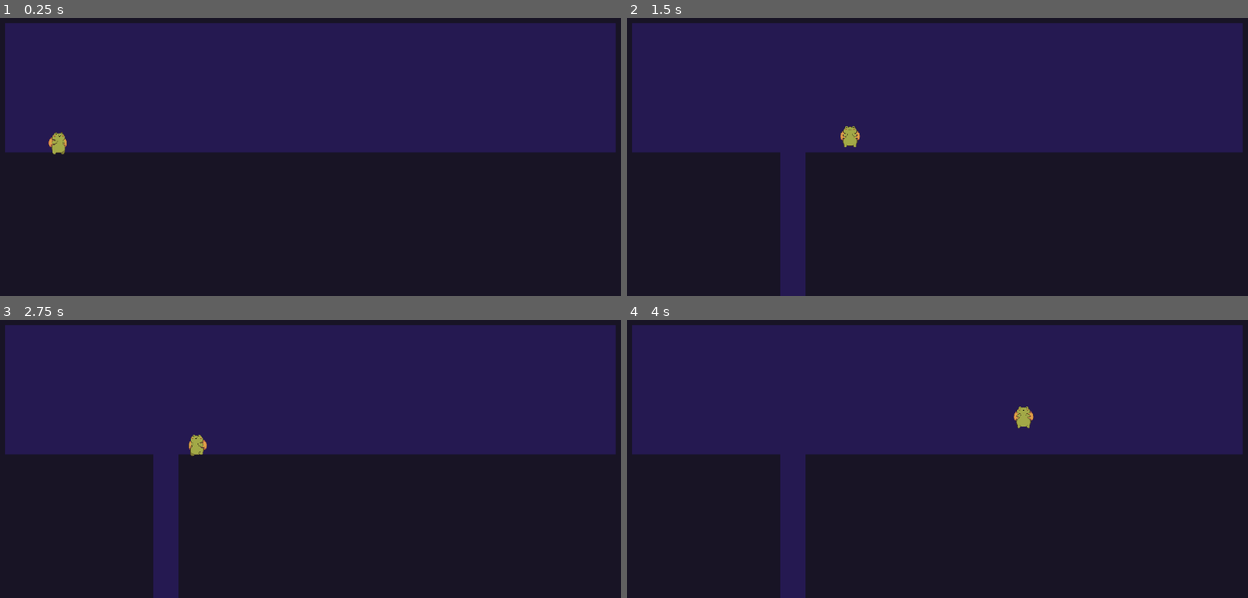
Above: before the commit, frames 1-4 (two rows, left to right).
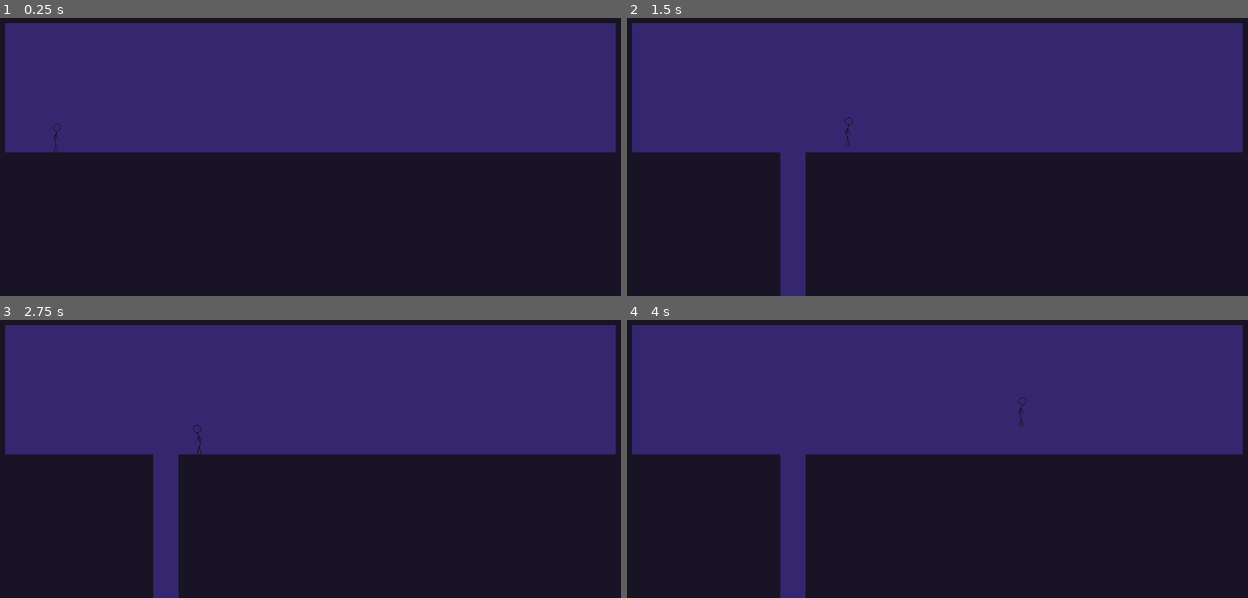
Above: after the commit, the same moments.

Repository: animaleco/Dungeon-Frog
Game: Godot game, scene res://assets/scenes/main_scene/main_scene.tscn
Two runs of this game, one before a commit and one after it. Both use one fixed random seed, a clock stepped at 60 frames per second and the inputs below. Before the commit the project starts from res://assets/scenes/level1.tscn.
Inputs:
- Up to frame 1 (0.25 s): no input
- Up to frame 2 (1.5 s): hold D (move_right) from 0.53 s (still down); tap Space (jump) at 0.6, 0.77, 1.07, 1.35 s
- Up to frame 3 (2.75 s): tap Space (jump) at 1.52, 1.82, 2.1 s; release D (move_right) at 2.03 s; hold A (move_left) from 2.03 s (still down)
- Up to frame 4 (4 s): release A (move_left) at 2.78 s; hold D (move_right) from 2.78 s (still down); tap Space (jump) at 2.85, 3.02, 3.32, 3.6, 3.77 s

The runs differ from the first frame. In frame 1, 46% of the frame differs, in the area x 0-100%, y 1-50%; in frame 2, 48%; in frame 3, 48%, in the area x 0-100%, y 1-100%; in frame 4, 48%.

Commit message:
add stickman

Diff:
--- a/dungeon-frog/assets/scenes/level1.tscn
+++ b/dungeon-frog/assets/scenes/level1.tscn
@@ -59,10 +59,10 @@
 [node name="Borders" parent="." unique_id=1095808582 instance=ExtResource("1_xoos5")]
 
 [node name="KillZone" parent="." unique_id=1525606513 instance=ExtResource("7_lyog1")]
-position = Vector2(-92, 202)
+position = Vector2(-92.04, 153.595)
 
 [node name="Player" parent="." unique_id=921028562 groups=["player"] instance=ExtResource("2_lyog1")]
-position = Vector2(-229, 38)
+position = Vector2(-229, 35)
 _speed = 150.0
 
 [node name="Camera2D" type="Camera2D" parent="." unique_id=1653175333]
--- a/dungeon-frog/assets/scenes/player.tscn
+++ b/dungeon-frog/assets/scenes/player.tscn
@@ -1,133 +1,197 @@
 [gd_scene format=3 uid="uid://cdeoeqhtga2og"]
 
 [ext_resource type="Script" uid="uid://dtsrkj680pibw" path="res://assets/scripts/player.gd" id="1_ratp2"]
-[ext_resource type="Texture2D" uid="uid://mvjbghgqgfgu" path="res://assets/sprites/Back Idle/Back_Idle_01.png" id="1_tcr7l"]
-[ext_resource type="Texture2D" uid="uid://mqkqh0chevov" path="res://assets/sprites/Back Idle/Back_Idle_02.png" id="2_yrbh7"]
-[ext_resource type="Texture2D" uid="uid://dnd2uiuy73d7d" path="res://assets/sprites/Back Idle/Back_Idle_03.png" id="3_aq5fl"]
-[ext_resource type="Texture2D" uid="uid://d25kwu0s5de8l" path="res://assets/sprites/Back Idle/Back_Idle_04.png" id="4_xka8r"]
-[ext_resource type="Texture2D" uid="uid://c24c0gbnx6w62" path="res://assets/sprites/Front Idle/Front_Idle_01.png" id="5_ncqey"]
-[ext_resource type="Texture2D" uid="uid://cststt74owmpw" path="res://assets/sprites/Front Idle/Front_Idle_02.png" id="6_qnw5g"]
-[ext_resource type="Texture2D" uid="uid://ktk73frxgj1l" path="res://assets/sprites/Front Idle/Front_Idle_03.png" id="7_dsi02"]
-[ext_resource type="Texture2D" uid="uid://ejse4n8oai67" path="res://assets/sprites/Front Idle/Front_Idle_04.png" id="8_eprmk"]
-[ext_resource type="Texture2D" uid="uid://cxyx21yjuua1e" path="res://assets/sprites/Left Idle/L_Idle_01.png" id="9_ytees"]
-[ext_resource type="Texture2D" uid="uid://b633tjfjb8ftw" path="res://assets/sprites/Left Idle/L_Idle_02.png" id="10_nqho8"]
-[ext_resource type="Texture2D" uid="uid://hc3dg6gipnjq" path="res://assets/sprites/Left Idle/L_Idle_03.png" id="11_5lpyi"]
-[ext_resource type="Texture2D" uid="uid://ddbpehvbt6287" path="res://assets/sprites/Left Idle/L_Idle_04.png" id="12_fupf5"]
-[ext_resource type="Texture2D" uid="uid://blqlce83vjx1v" path="res://assets/sprites/Right Idle/R_Idle_01.png" id="13_d6hru"]
-[ext_resource type="Texture2D" uid="uid://bq70ark405yby" path="res://assets/sprites/Right Idle/R_Idle_02.png" id="14_ggw7w"]
-[ext_resource type="Texture2D" uid="uid://bktmgqrd6i47g" path="res://assets/sprites/Right Idle/R_Idle_03.png" id="15_35grl"]
-[ext_resource type="Texture2D" uid="uid://cgalwu2yajiwv" path="res://assets/sprites/Right Idle/R_Idle_04.png" id="16_c8jh0"]
-[ext_resource type="Texture2D" uid="uid://ncuvt2t06drc" path="res://assets/sprites/Right Sprites/R_Side_Run_01.png" id="18_beuf1"]
-[ext_resource type="Texture2D" uid="uid://cabecur5c11jw" path="res://assets/sprites/Right Sprites/R_Side_Run_02.png" id="19_0e2pd"]
-[ext_resource type="Texture2D" uid="uid://6xgh3atat0xg" path="res://assets/sprites/Right Sprites/R_Side_Run_03.png" id="20_ay2jx"]
-[ext_resource type="Texture2D" uid="uid://dwtxwv7cdgq3u" path="res://assets/sprites/Right Sprites/R_Side_Run_04.png" id="21_jukhh"]
-[ext_resource type="Texture2D" uid="uid://1gcx1ohl5eok" path="res://assets/sprites/Right Sprites/R_Side_Run_05.png" id="22_gdn7j"]
-[ext_resource type="Texture2D" uid="uid://b6w10obtfd7g4" path="res://assets/sprites/Right Sprites/R_Side_Run_06.png" id="23_6luef"]
-[ext_resource type="Texture2D" uid="uid://3auptbjk7dcq" path="res://assets/sprites/Right Sprites/R_Side_Run_07.png" id="24_gmant"]
-[ext_resource type="Texture2D" uid="uid://cxj08cytu1vpa" path="res://assets/sprites/Right Sprites/R_Side_Run_08.png" id="25_omckb"]
+[ext_resource type="Texture2D" uid="uid://drnvj36m1s3nu" path="res://assets/Stickman/Death.png" id="2_8sknh"]
+[ext_resource type="Texture2D" uid="uid://c7rcqbylap878" path="res://assets/Stickman/Thin.png" id="3_0gfpk"]
+[ext_resource type="Texture2D" uid="uid://b6oaa4uxj4hq0" path="res://assets/Stickman/JumpDown.png" id="4_0hrit"]
+[ext_resource type="Texture2D" uid="uid://bfbcm7jjqvxj0" path="res://assets/Stickman/Run.png" id="5_o5c66"]
+
+[sub_resource type="AtlasTexture" id="AtlasTexture_tc801"]
+atlas = ExtResource("2_8sknh")
+region = Rect2(0, 0, 64, 64)
+
+[sub_resource type="AtlasTexture" id="AtlasTexture_60g6h"]
+atlas = ExtResource("2_8sknh")
+region = Rect2(64, 0, 64, 64)
+
+[sub_resource type="AtlasTexture" id="AtlasTexture_hrrj1"]
+atlas = ExtResource("2_8sknh")
+region = Rect2(128, 0, 64, 64)
+
+[sub_resource type="AtlasTexture" id="AtlasTexture_c6vv5"]
+atlas = ExtResource("2_8sknh")
+region = Rect2(0, 64, 64, 64)
+
+[sub_resource type="AtlasTexture" id="AtlasTexture_nh07x"]
+atlas = ExtResource("2_8sknh")
+region = Rect2(64, 64, 64, 64)
+
+[sub_resource type="AtlasTexture" id="AtlasTexture_00pic"]
+atlas = ExtResource("2_8sknh")
+region = Rect2(128, 64, 64, 64)
+
+[sub_resource type="AtlasTexture" id="AtlasTexture_0bskb"]
+atlas = ExtResource("2_8sknh")
+region = Rect2(0, 128, 64, 64)
+
+[sub_resource type="AtlasTexture" id="AtlasTexture_1dmvh"]
+atlas = ExtResource("3_0gfpk")
+region = Rect2(0, 0, 64, 64)
+
+[sub_resource type="AtlasTexture" id="AtlasTexture_ratp2"]
+atlas = ExtResource("3_0gfpk")
+region = Rect2(64, 0, 64, 64)
+
+[sub_resource type="AtlasTexture" id="AtlasTexture_84enu"]
+atlas = ExtResource("3_0gfpk")
+region = Rect2(128, 0, 64, 64)
+
+[sub_resource type="AtlasTexture" id="AtlasTexture_cd4ww"]
+atlas = ExtResource("3_0gfpk")
+region = Rect2(192, 0, 64, 64)
+
+[sub_resource type="AtlasTexture" id="AtlasTexture_rqyl7"]
+atlas = ExtResource("3_0gfpk")
+region = Rect2(256, 0, 64, 64)
+
+[sub_resource type="AtlasTexture" id="AtlasTexture_wf17w"]
+atlas = ExtResource("3_0gfpk")
+region = Rect2(320, 0, 64, 64)
+
+[sub_resource type="AtlasTexture" id="AtlasTexture_msj1n"]
+atlas = ExtResource("4_0hrit")
+region = Rect2(0, 0, 64, 64)
+
+[sub_resource type="AtlasTexture" id="AtlasTexture_ktpxd"]
+atlas = ExtResource("5_o5c66")
+region = Rect2(0, 0, 64, 64)
+
+[sub_resource type="AtlasTexture" id="AtlasTexture_dvip7"]
+atlas = ExtResource("5_o5c66")
+region = Rect2(64, 0, 64, 64)
+
+[sub_resource type="AtlasTexture" id="AtlasTexture_beuf1"]
+atlas = ExtResource("5_o5c66")
+region = Rect2(128, 0, 64, 64)
+
+[sub_resource type="AtlasTexture" id="AtlasTexture_0e2pd"]
+atlas = ExtResource("5_o5c66")
+region = Rect2(192, 0, 64, 64)
+
+[sub_resource type="AtlasTexture" id="AtlasTexture_ay2jx"]
+atlas = ExtResource("5_o5c66")
+region = Rect2(256, 0, 64, 64)
+
+[sub_resource type="AtlasTexture" id="AtlasTexture_jukhh"]
+atlas = ExtResource("5_o5c66")
+region = Rect2(320, 0, 64, 64)
+
+[sub_resource type="AtlasTexture" id="AtlasTexture_gdn7j"]
+atlas = ExtResource("5_o5c66")
+region = Rect2(384, 0, 64, 64)
+
+[sub_resource type="AtlasTexture" id="AtlasTexture_6luef"]
+atlas = ExtResource("5_o5c66")
+region = Rect2(448, 0, 64, 64)
+
+[sub_resource type="AtlasTexture" id="AtlasTexture_gmant"]
+atlas = ExtResource("5_o5c66")
+region = Rect2(512, 0, 64, 64)
 
 [sub_resource type="SpriteFrames" id="SpriteFrames_tcr7l"]
 animations = [{
 "frames": [{
 "duration": 1.0,
-"texture": ExtResource("1_tcr7l")
-}, {
-"duration": 1.0,
-"texture": ExtResource("2_yrbh7")
-}, {
-"duration": 1.0,
-"texture": ExtResource("3_aq5fl")
-}, {
-"duration": 1.0,
-"texture": ExtResource("4_xka8r")
+"texture": SubResource("AtlasTexture_tc801")
+}, {
+"duration": 1.0,
+"texture": SubResource("AtlasTexture_60g6h")
+}, {
+"duration": 1.0,
+"texture": SubResource("AtlasTexture_hrrj1")
+}, {
+"duration": 1.0,
+"texture": SubResource("AtlasTexture_c6vv5")
+}, {
+"duration": 1.0,
+"texture": SubResource("AtlasTexture_nh07x")
+}, {
+"duration": 1.0,
+"texture": SubResource("AtlasTexture_00pic")
+}, {
+"duration": 1.0,
+"texture": SubResource("AtlasTexture_0bskb")
+}],
+"loop": false,
+"name": &"death",
+"speed": 15.0
+}, {
+"frames": [{
+"duration": 1.0,
+"texture": SubResource("AtlasTexture_1dmvh")
+}, {
+"duration": 1.0,
+"texture": SubResource("AtlasTexture_ratp2")
+}, {
+"duration": 1.0,
+"texture": SubResource("AtlasTexture_84enu")
+}, {
+"duration": 1.0,
+"texture": SubResource("AtlasTexture_cd4ww")
+}, {
+"duration": 1.0,
+"texture": SubResource("AtlasTexture_rqyl7")
+}, {
+"duration": 1.0,
+"texture": SubResource("AtlasTexture_wf17w")
 }],
 "loop": true,
-"name": &"back idle",
+"name": &"idle",
 "speed": 10.0
 }, {
 "frames": [{
 "duration": 1.0,
-"texture": ExtResource("5_ncqey")
-}, {
-"duration": 1.0,
-"texture": ExtResource("6_qnw5g")
-}, {
-"duration": 1.0,
-"texture": ExtResource("7_dsi02")
-}, {
-"duration": 1.0,
-"texture": ExtResource("8_eprmk")
+"texture": SubResource("AtlasTexture_msj1n")
 }],
 "loop": true,
-"name": &"front idle",
-"speed": 10.0
-}, {
-"frames": [{
-"duration": 1.0,
-"texture": ExtResource("9_ytees")
-}, {
-"duration": 1.0,
-"texture": ExtResource("10_nqho8")
-}, {
-"duration": 1.0,
-"texture": ExtResource("11_5lpyi")
-}, {
-"duration": 1.0,
-"texture": ExtResource("12_fupf5")
+"name": &"jump",
+"speed": 5.0
+}, {
+"frames": [{
+"duration": 1.0,
+"texture": SubResource("AtlasTexture_ktpxd")
+}, {
+"duration": 1.0,
+"texture": SubResource("AtlasTexture_dvip7")
+}, {
+"duration": 1.0,
+"texture": SubResource("AtlasTexture_beuf1")
+}, {
+"duration": 1.0,
+"texture": SubResource("AtlasTexture_0e2pd")
+}, {
+"duration": 1.0,
+"texture": SubResource("AtlasTexture_ay2jx")
+}, {
+"duration": 1.0,
+"texture": SubResource("AtlasTexture_jukhh")
+}, {
+"duration": 1.0,
+"texture": SubResource("AtlasTexture_gdn7j")
+}, {
+"duration": 1.0,
+"texture": SubResource("AtlasTexture_6luef")
+}, {
+"duration": 1.0,
+"texture": SubResource("AtlasTexture_gmant")
 }],
 "loop": true,
-"name": &"left idle",
-"speed": 10.0
-}, {
-"frames": [{
-"duration": 1.0,
-"texture": ExtResource("13_d6hru")
-}, {
-"duration": 1.0,
-"texture": ExtResource("14_ggw7w")
-}, {
-"duration": 1.0,
-"texture": ExtResource("15_35grl")
-}, {
-"duration": 1.0,
-"texture": ExtResource("16_c8jh0")
-}],
-"loop": true,
-"name": &"right idle",
-"speed": 10.0
-}, {
-"frames": [{
-"duration": 1.0,
-"texture": ExtResource("18_beuf1")
-}, {
-"duration": 1.0,
-"texture": ExtResource("19_0e2pd")
-}, {
-"duration": 1.0,
-"texture": ExtResource("20_ay2jx")
-}, {
-"duration": 1.0,
-"texture": ExtResource("21_jukhh")
-}, {
-"duration": 1.0,
-"texture": ExtResource("22_gdn7j")
-}, {
-"duration": 1.0,
-"texture": ExtResource("23_6luef")
-}, {
-"duration": 1.0,
-"texture": ExtResource("24_gmant")
-}, {
-"duration": 1.0,
-"texture": ExtResource("25_omckb")
-}],
-"loop": true,
-"name": &"right run",
-"speed": 12.0
+"name": &"run",
+"speed": 20.0
 }]
 
 [sub_resource type="RectangleShape2D" id="RectangleShape2D_tcr7l"]
-size = Vector2(7, 14)
+size = Vector2(8, 80.00001)
 
 [sub_resource type="RectangleShape2D" id="RectangleShape2D_beuf1"]
 size = Vector2(12, 19)
@@ -143,14 +207,16 @@
 
 [node name="AnimatedSprite2D" type="AnimatedSprite2D" parent="." unique_id=1732179574]
 position = Vector2(3, -32)
+scale = Vector2(0.5, 0.5)
+sprite_frames = SubResource("SpriteFrames_tcr7l")
+animation = &"death"
+autoplay = "idle"
+frame = 6
+frame_progress = 1.0
+
+[node name="CollisionShape2D" type="CollisionShape2D" parent="." unique_id=1512872728]
+position = Vector2(2, -30)
 scale = Vector2(0.3, 0.3)
-sprite_frames = SubResource("SpriteFrames_tcr7l")
-animation = &"right run"
-autoplay = "right idle"
-frame_progress = 0.5773664
-
-[node name="CollisionShape2D" type="CollisionShape2D" parent="." unique_id=1512872728]
-position = Vector2(3.5, -31)
 shape = SubResource("RectangleShape2D_tcr7l")
 
 [node name="Area2D" type="Area2D" parent="." unique_id=1663596869]
@@ -158,5 +224,5 @@
 collision_mask = 2
 
 [node name="CollisionShape2D" type="CollisionShape2D" parent="Area2D" unique_id=1862554214]
-position = Vector2(3, -31.5)
+position = Vector2(2, -29)
 shape = SubResource("RectangleShape2D_beuf1")
--- /dev/null
+++ b/dungeon-frog/assets/scenes/trap.tscn
@@ -0,0 +1,6 @@
+[gd_scene format=3 uid="uid://dkk0w0pdavloi"]
+
+[node name="Trap" type="RigidBody2D" unique_id=247176691]
+collision_mask = 4
+lock_rotation = true
+freeze = true
--- a/dungeon-frog/assets/scripts/player.gd
+++ b/dungeon-frog/assets/scripts/player.gd
@@ -39,17 +39,23 @@
 
 	# animation
 	if !is_on_floor():
-		animation.play("front idle")
+		animation.play("idle")
 	elif velocity.x != 0:
-		animation.play("right run")
+		animation.play("run")
 	else:
-		animation.play("right idle")
+		animation.play("idle")
 
 
 func _on_area_2d_body_entered(_body: Node2D) -> void:
 	print("muerto")
 	_death = true
-	animation.stop()
+	animation.play("death")
+
 	print("stop")
+	# await get_tree().create_timer(0.5).timeout <-- forma abreviada
+	var timer: Timer = Timer.new()
+	add_child(timer)
+	timer.start(0.7)
+	await timer.timeout
 	player_died.emit()
 	print("emit")
--- a/dungeon-frog/project.godot
+++ b/dungeon-frog/project.godot
@@ -11,7 +11,7 @@
 [application]
 
 config/name="Dungeon Frog"
-run/main_scene="uid://bv11anjjt7ki0"
+run/main_scene="uid://cx1kst4miaxyv"
 config/features=PackedStringArray("4.6", "Forward Plus")
 config/icon="res://icon.svg"
 
@@ -53,4 +53,4 @@
 
 textures/canvas_textures/default_texture_filter=0
 rendering_device/driver.windows="d3d12"
-environment/defaults/default_clear_color=Color(0.14533746, 0.096917525, 0.31700817, 1)
+environment/defaults/default_clear_color=Color(0.20386195, 0.15418842, 0.43521512, 0.011764706)
Binary file added: dungeon-frog/assets/Stickman/Death.png
Not shown, added: dungeon-frog/assets/Stickman/Death.png.import
Binary file added: dungeon-frog/assets/Stickman/JumpDown.png
Not shown, added: dungeon-frog/assets/Stickman/JumpDown.png.import
Binary file added: dungeon-frog/assets/Stickman/Run.png
Not shown, added: dungeon-frog/assets/Stickman/Run.png.import
Binary file added: dungeon-frog/assets/Stickman/Thin.png
Not shown, added: dungeon-frog/assets/Stickman/Thin.png.import
Binary file added: dungeon-frog/assets/sprites/Thin.png
Not shown, added: dungeon-frog/assets/sprites/Thin.png.import
